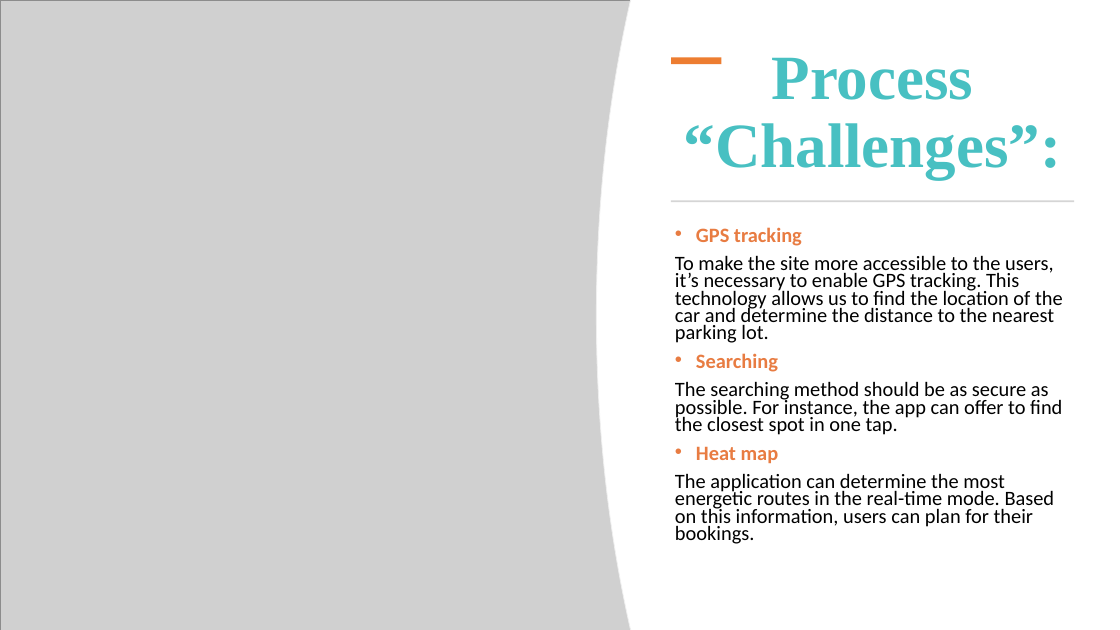
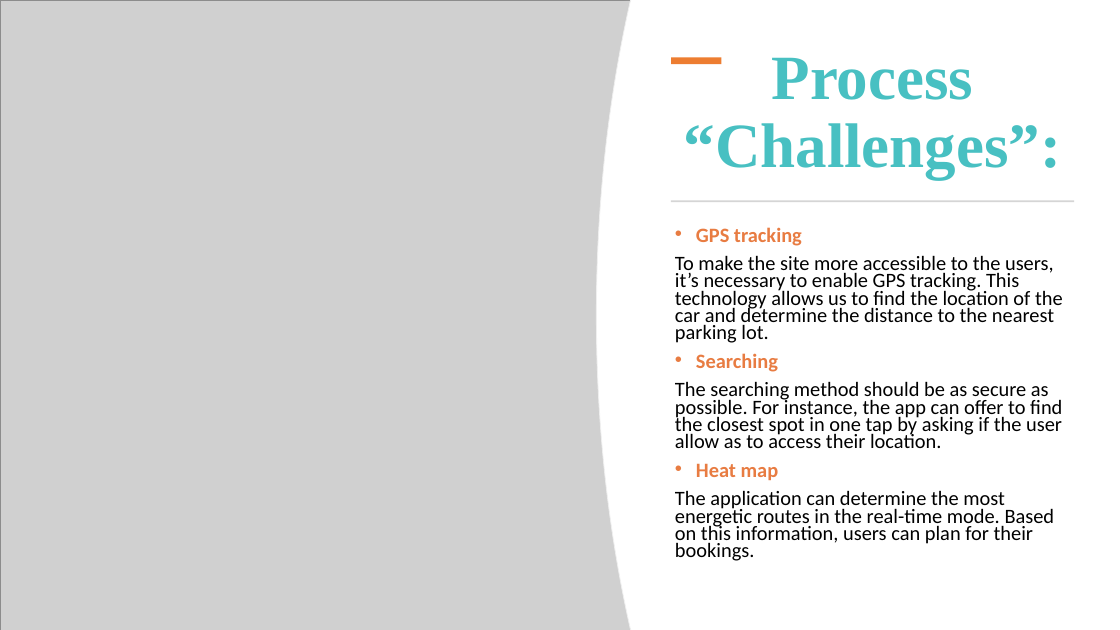
Before and after one commit to Yousiadel/Park-Me-Site, a slide deck: slide 9 of Project 1 for Group2 Parking Site.pptx. Drawn at 1120x630 pixels with LibreOffice and Linux fonts; fonts in the diff are those of the drawing; grey boxes stand for pictures. Boxes give left, top, right and bottom in pixels: in the first picture for what was removed or moved away, otherwise in the second. Text is boxed around its words. In the diff, an @@ line names an element or a change of style, - is before the commit and + after.

```diff
--- a/Project 1 for Group2 Parking Site.pptx
+++ b/Project 1 for Group2 Parking Site.pptx
@@ text at (675,381,1062,448): text changed @@
-The searching method should be as secure as possible. For instance, the app can offer to find the closest spot in one tap.
+The searching method should be as secure as possible. For instance, the app can offer to find the closest spot in one tap by asking if the user allow as to access their location.
```
Also in this commit, not shown: 7 other slides changed.
